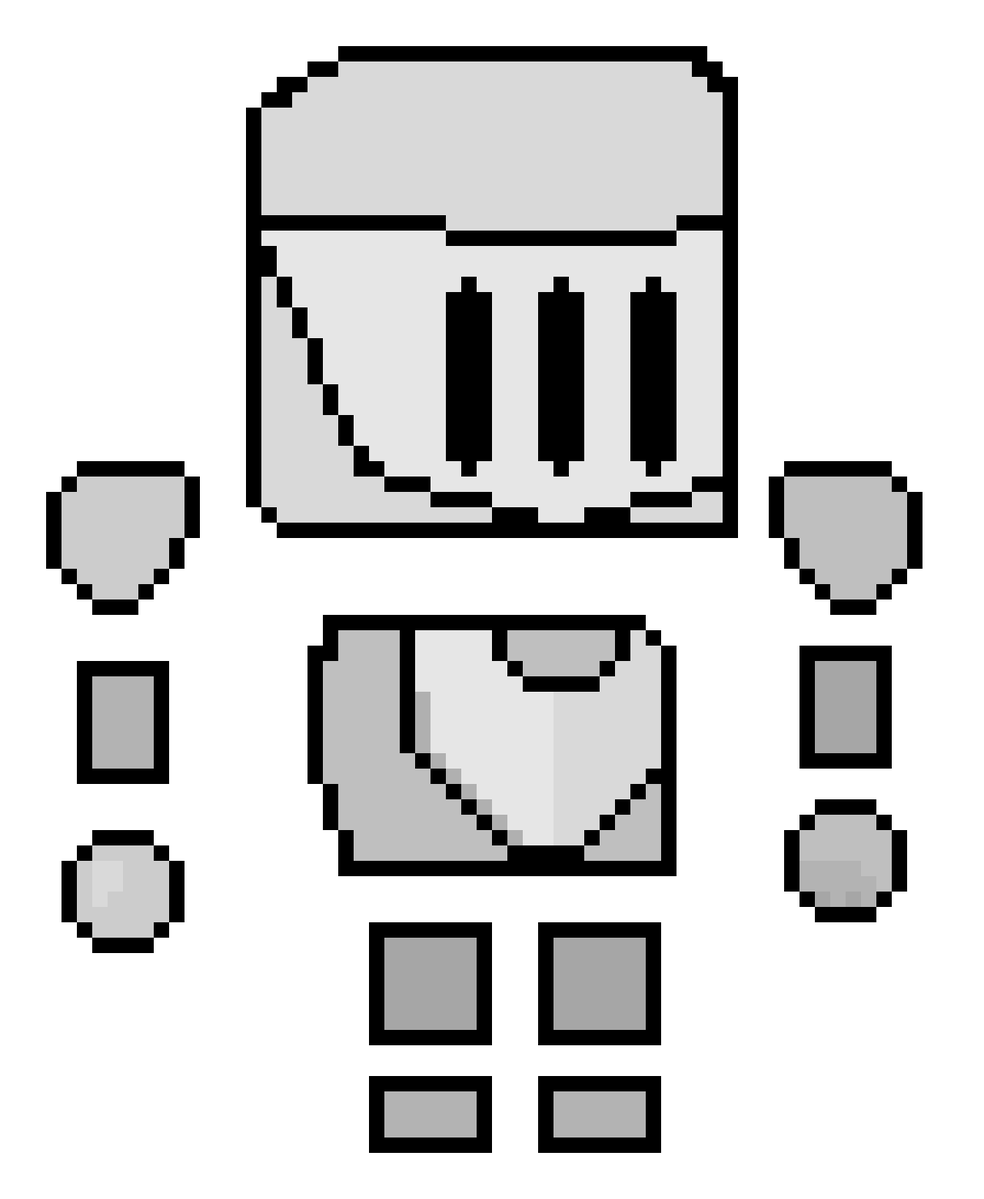
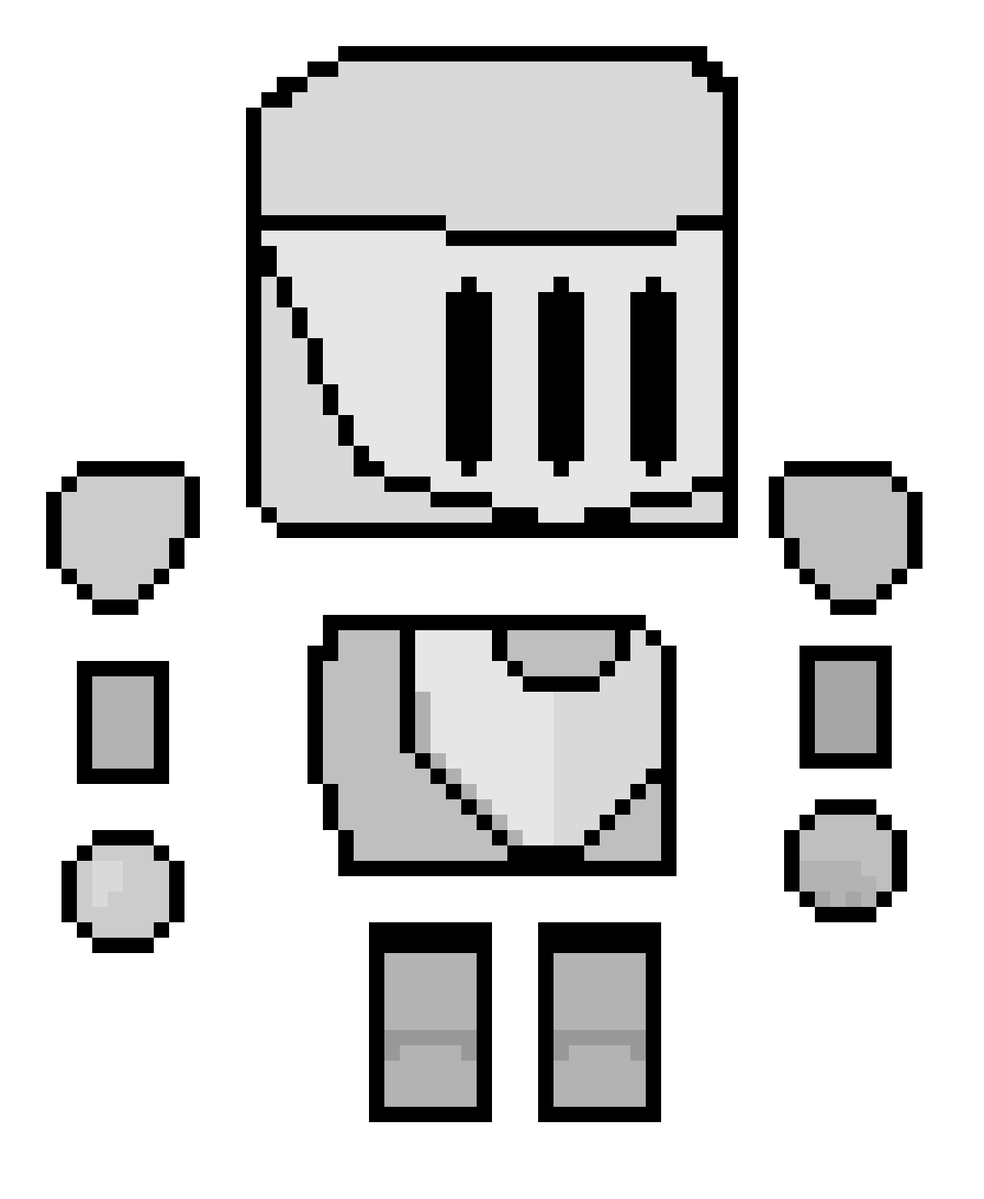
The second 984x1199 image is a revision of the first. Changes to its layers:
removed group "Legs" (2 layers) over (x1=368, y1=937, x2=661, y2=1153)
renamed "LegPiece" to "Legs", moved it out of group "Legs", painted on it over (x1=368, y1=937, x2=661, y2=1123)
removed layer "Feet" from group "Legs" over (x1=368, y1=1075, x2=661, y2=1153)
